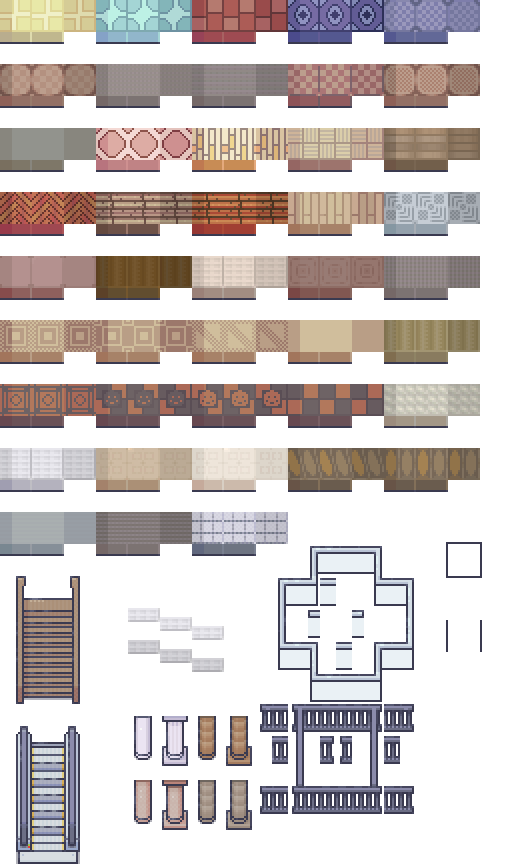
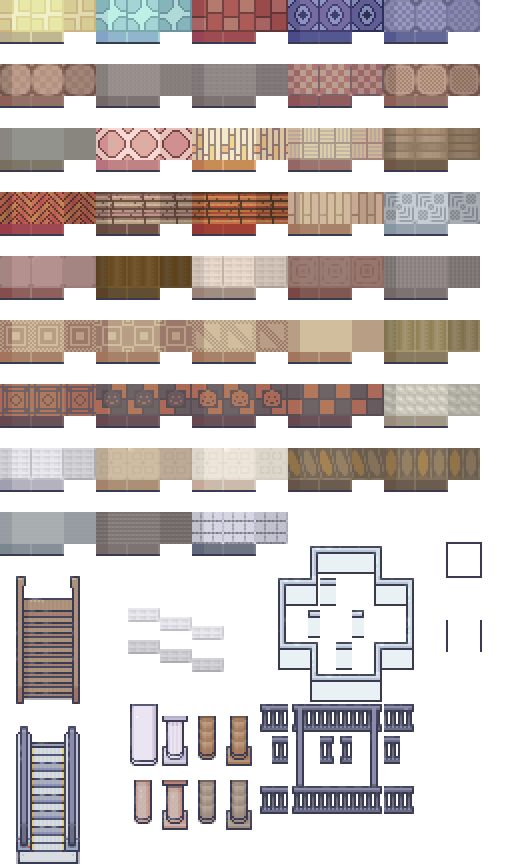
Layers edited between the first and the second 512 x 864 image:
painted on "LimeZu_MI_Visibile_Upstairs_System.png" over (x1=130, y1=704, x2=158, y2=766)
